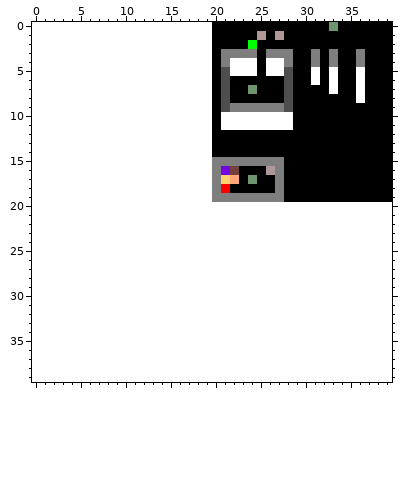
Pixel-art sprite, stored at res/map/level1.png. This is how it looked before the edit.
The file is 20x20 pixels. The old version is drawn lined up with the new one, on the new canvas.
After:
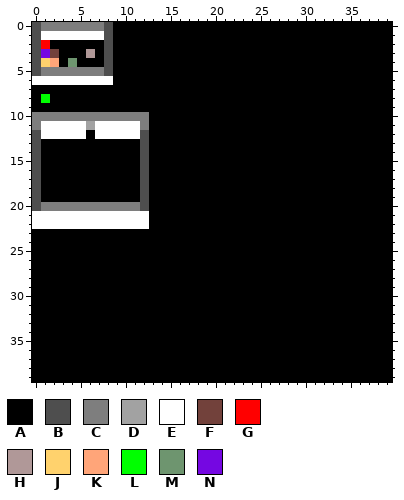
Palette (. is transparent): A #000000  B #4e4e4e  C #7e7e7e  D #a2a2a2  E #ffffff  F #72413b  G #ff0000  H #b09898  J #ffd26d  K #ffa579  L #00ff00  M #6e956f  N #7507e2
From old to new:
canvas 20x20 -> 40x40, the old top-left corner now at 20,0
@@ x 0..39 @@
- 0 ....................AAAAAAAAAAAAAMAAAAAA
- 1 ....................AAAAAHAHAAAAAAAAAAAA
- 2 ....................AAAALAAAAAAAAAAAAAAA
- 3 ....................ACCCCACCCAACACAACAAA
- 4 ....................ACEEEAEECAACACAACAAA
- 5 ....................ABEEEAEEBAAEAEAAEAAA
- 6 ....................ABAAAAAABAAEAEAAEAAA
- 7 ....................ABAAMAAABAAAAEAAEAAA
- 8 ....................ABAAAAAABAAAAAAAEAAA
- 9 ....................ABCCCCCCBAAAAAAAAAAA
-10 ....................AEEEEEEEEAAAAAAAAAAA
-11 ....................AEEEEEEEEAAAAAAAAAAA
-12 ....................AAAAAAAAAAAAAAAAAAAA
-13 ....................AAAAAAAAAAAAAAAAAAAA
-14 ....................AAAAAAAAAAAAAAAAAAAA
-15 ....................CCCCCCCCAAAAAAAAAAAA
-16 ....................CNFAAAHCAAAAAAAAAAAA
-17 ....................CJKAMAACAAAAAAAAAAAA
-18 ....................CGAAAAACAAAAAAAAAAAA
-19 ....................CCCCCCCCAAAAAAAAAAAA
-20 ........................................
-21 ........................................
-22 ........................................
-23 ........................................
-24 ........................................
-25 ........................................
-26 ........................................
-27 ........................................
-28 ........................................
-29 ........................................
-30 ........................................
-31 ........................................
-32 ........................................
-33 ........................................
-34 ........................................
-35 ........................................
-36 ........................................
-37 ........................................
-38 ........................................
-39 ........................................
+ 0 BCCCCCCCBAAAAAAAAAAAAAAAAAAAAAAAAAAAAAAA
+ 1 BEEEEEEEBAAAAAAAAAAAAAAAAAAAAAAAAAAAAAAA
+ 2 BGAAAAAABAAAAAAAAAAAAAAAAAAAAAAAAAAAAAAA
+ 3 BNFAAAHABAAAAAAAAAAAAAAAAAAAAAAAAAAAAAAA
+ 4 BJKAMAAABAAAAAAAAAAAAAAAAAAAAAAAAAAAAAAA
+ 5 BCCCCCCCBAAAAAAAAAAAAAAAAAAAAAAAAAAAAAAA
+ 6 EEEEEEEEEAAAAAAAAAAAAAAAAAAAAAAAAAAAAAAA
+ 7 AAAAAAAAAAAAAAAAAAAAAAAAAAAAAAAAAAAAAAAA
+ 8 ALAAAAAAAAAAAAAAAAAAAAAAAAAAAAAAAAAAAAAA
+ 9 AAAAAAAAAAAAAAAAAAAAAAAAAAAAAAAAAAAAAAAA
+10 CCCCCCCCCCCCCAAAAAAAAAAAAAAAAAAAAAAAAAAA
+11 CEEEEEDEEEEECAAAAAAAAAAAAAAAAAAAAAAAAAAA
+12 BEEEEEAEEEEEBAAAAAAAAAAAAAAAAAAAAAAAAAAA
+13 BAAAAAAAAAAABAAAAAAAAAAAAAAAAAAAAAAAAAAA
+14 BAAAAAAAAAAABAAAAAAAAAAAAAAAAAAAAAAAAAAA
+15 BAAAAAAAAAAABAAAAAAAAAAAAAAAAAAAAAAAAAAA
+16 BAAAAAAAAAAABAAAAAAAAAAAAAAAAAAAAAAAAAAA
+17 BAAAAAAAAAAABAAAAAAAAAAAAAAAAAAAAAAAAAAA
+18 BAAAAAAAAAAABAAAAAAAAAAAAAAAAAAAAAAAAAAA
+19 BAAAAAAAAAAABAAAAAAAAAAAAAAAAAAAAAAAAAAA
+20 BCCCCCCCCCCCBAAAAAAAAAAAAAAAAAAAAAAAAAAA
+21 EEEEEEEEEEEEEAAAAAAAAAAAAAAAAAAAAAAAAAAA
+22 EEEEEEEEEEEEEAAAAAAAAAAAAAAAAAAAAAAAAAAA
+23 AAAAAAAAAAAAAAAAAAAAAAAAAAAAAAAAAAAAAAAA
+24 AAAAAAAAAAAAAAAAAAAAAAAAAAAAAAAAAAAAAAAA
+25 AAAAAAAAAAAAAAAAAAAAAAAAAAAAAAAAAAAAAAAA
+26 AAAAAAAAAAAAAAAAAAAAAAAAAAAAAAAAAAAAAAAA
+27 AAAAAAAAAAAAAAAAAAAAAAAAAAAAAAAAAAAAAAAA
+28 AAAAAAAAAAAAAAAAAAAAAAAAAAAAAAAAAAAAAAAA
+29 AAAAAAAAAAAAAAAAAAAAAAAAAAAAAAAAAAAAAAAA
+30 AAAAAAAAAAAAAAAAAAAAAAAAAAAAAAAAAAAAAAAA
+31 AAAAAAAAAAAAAAAAAAAAAAAAAAAAAAAAAAAAAAAA
+32 AAAAAAAAAAAAAAAAAAAAAAAAAAAAAAAAAAAAAAAA
+33 AAAAAAAAAAAAAAAAAAAAAAAAAAAAAAAAAAAAAAAA
+34 AAAAAAAAAAAAAAAAAAAAAAAAAAAAAAAAAAAAAAAA
+35 AAAAAAAAAAAAAAAAAAAAAAAAAAAAAAAAAAAAAAAA
+36 AAAAAAAAAAAAAAAAAAAAAAAAAAAAAAAAAAAAAAAA
+37 AAAAAAAAAAAAAAAAAAAAAAAAAAAAAAAAAAAAAAAA
+38 AAAAAAAAAAAAAAAAAAAAAAAAAAAAAAAAAAAAAAAA
+39 AAAAAAAAAAAAAAAAAAAAAAAAAAAAAAAAAAAAAAAA
Pixel boxes of the changes (left, top, right, bottom) in both pictures:
changed: (32, 22, 392, 382)
